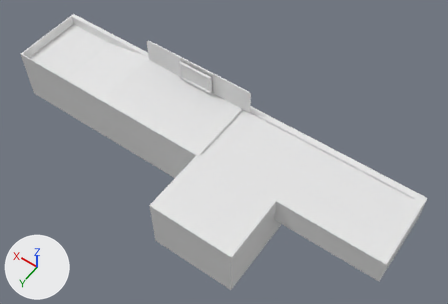
Before and after pictures for a commit that changed the Blender file Assets/Models/Building/TillArea.blend.
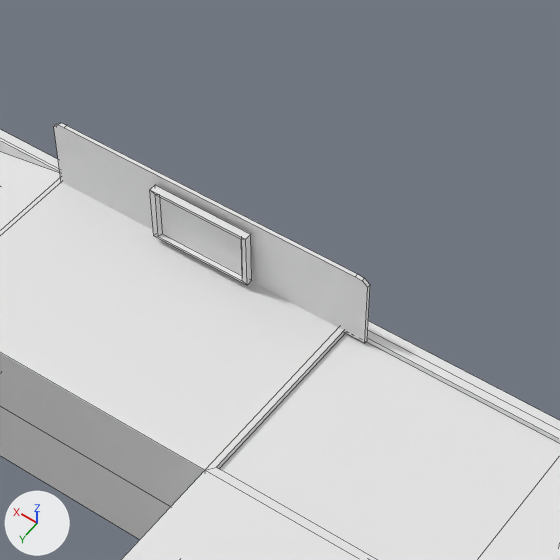
Old and new are each drawn whole from a camera (50 mm lens) standing at (-4.11, 3.59, 7.61) and looking at (-0.95, -0.83, 0.65) and again close up on the part from 29% to 70% of the width and 0% to 61% of the height. Every picture has the same lights, and +X, +Y and +Z are marked at lower left. The close-ups show mesh edges as thin lines. Materials are left out; every surface is plain grey.

Names of what the first close-up shows: 'TillArea'.
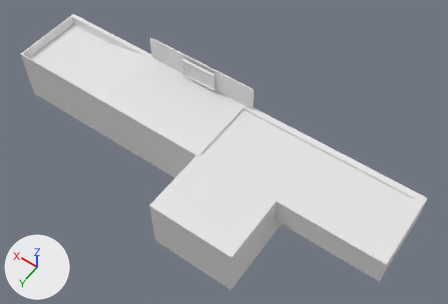
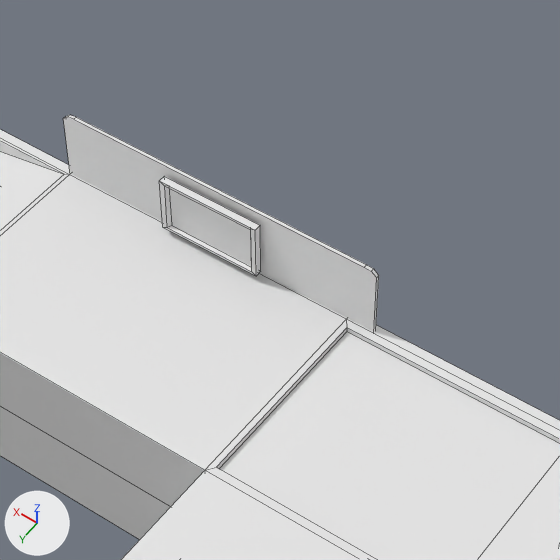
What differs and where, as boxes (x1, y1, x2, y2) in the close-ups (560 x 560 px):
'TillArea', reshaped
    before: (0, 123, 560, 560)
    after: (0, 115, 560, 560)
part 1 of me_cube, cut back
    before: (54, 123, 370, 343)
    after: (63, 115, 379, 332)

What changed in the scene script:
```text
Change me_cube:
    where me_cube.from_pydata(...)  # 106 vertices, 97 faces; spans x -3.65..2.66, y -1.59..0.59, z 0.0..1.3
    used by ob_tillarea; location = (0.0, 0.0, 0.0)
    verts and faces of me_cube; kept vertices keep their numbers, new ones are numbered from 106
    before: 0 (0.29, -1.45, 0.93), 1 (0.29, -1.45, 1.25) at pixel (155, 184), 2 (0.29, -1.41, 0.93) at pixel (153, 235), 3 (0.29, -1.41, 1.25) at pixel (149, 189), 4 (-0.29, -1.45, 0.93) at pixel (251, 280)
    before: 5 (-0.29, -1.45, 1.25) at pixel (250, 234), 6 (-0.29, -1.41, 0.93) at pixel (247, 285), 7 (-0.29, -1.41, 1.25) at pixel (245, 239), 8 (0.26, -1.41, 1.23) at pixel (154, 194), 9 (0.26, -1.41, 0.95) at pixel (157, 236)
    before: 10 (-0.26, -1.41, 0.95) at pixel (242, 280), 11 (-0.26, -1.41, 1.23) at pixel (241, 239), 12 (0.25, -1.43, 1.23), 13 (0.25, -1.43, 0.95) at pixel (162, 233), 14 (-0.25, -1.43, 0.95) at pixel (242, 276)
    before: 15 (-0.25, -1.43, 1.23), 16 (0.94, -1.49, 0.88), 17 (0.94, -1.47, 0.88), 18 (-0.94, -1.49, 0.88) at pixel (367, 340), 19 (-0.94, -1.47, 0.88) at pixel (364, 343)
    before: 20 (0.87, -1.49, 1.3) at pixel (66, 125), 21 (0.94, -1.49, 1.27) at pixel (56, 124), 22 (0.91, -1.49, 1.29) at pixel (60, 122), 23 (0.94, -1.47, 1.27) at pixel (53, 126), 24 (0.87, -1.47, 1.3) at pixel (64, 127)
    before: 25 (0.91, -1.47, 1.29) at pixel (57, 125), 26 (-0.94, -1.49, 1.27) at pixel (370, 284), 27 (-0.87, -1.49, 1.3) at pixel (357, 273), 28 (-0.91, -1.49, 1.29) at pixel (364, 278), 29 (-0.87, -1.47, 1.3) at pixel (355, 276)
    before: 30 (-0.94, -1.47, 1.27) at pixel (367, 287), 31 (-0.91, -1.47, 1.29) at pixel (362, 280)
    me_cube part 1
    add delete_faces([(0, 1, 5, 4), (16, 18, 19, 17)])
    add for i in [*range(0, 32)]: verts[i] += (0.0, -0.08, 0.0)
```
